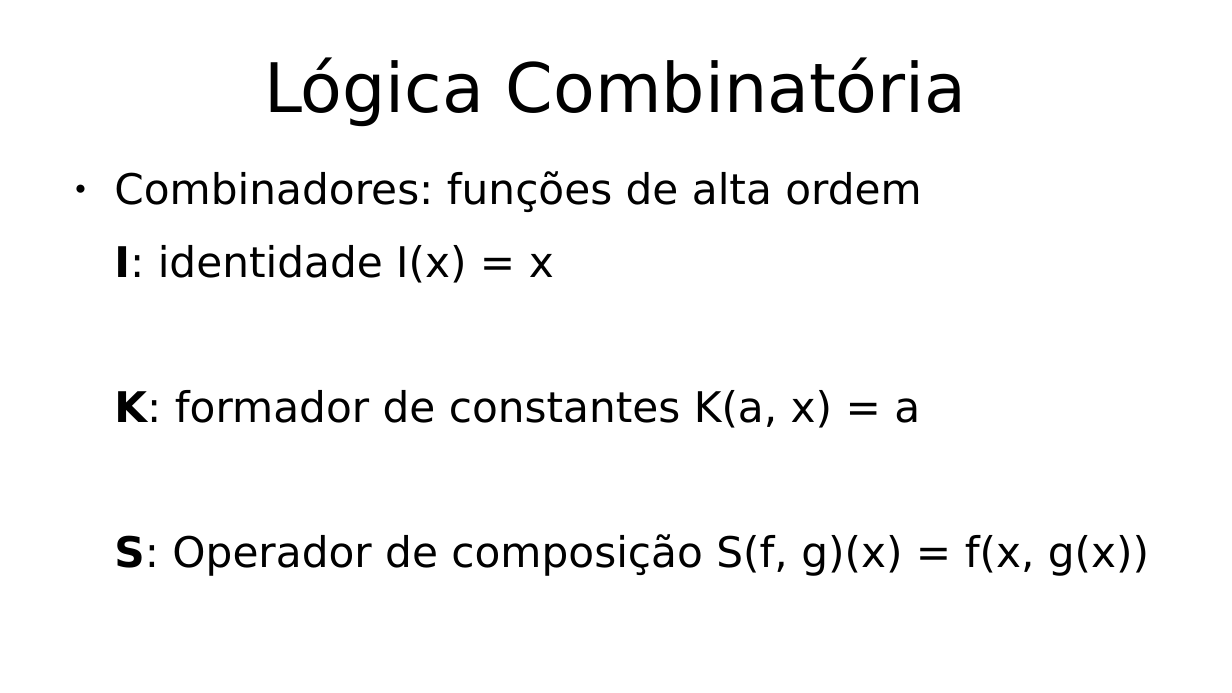
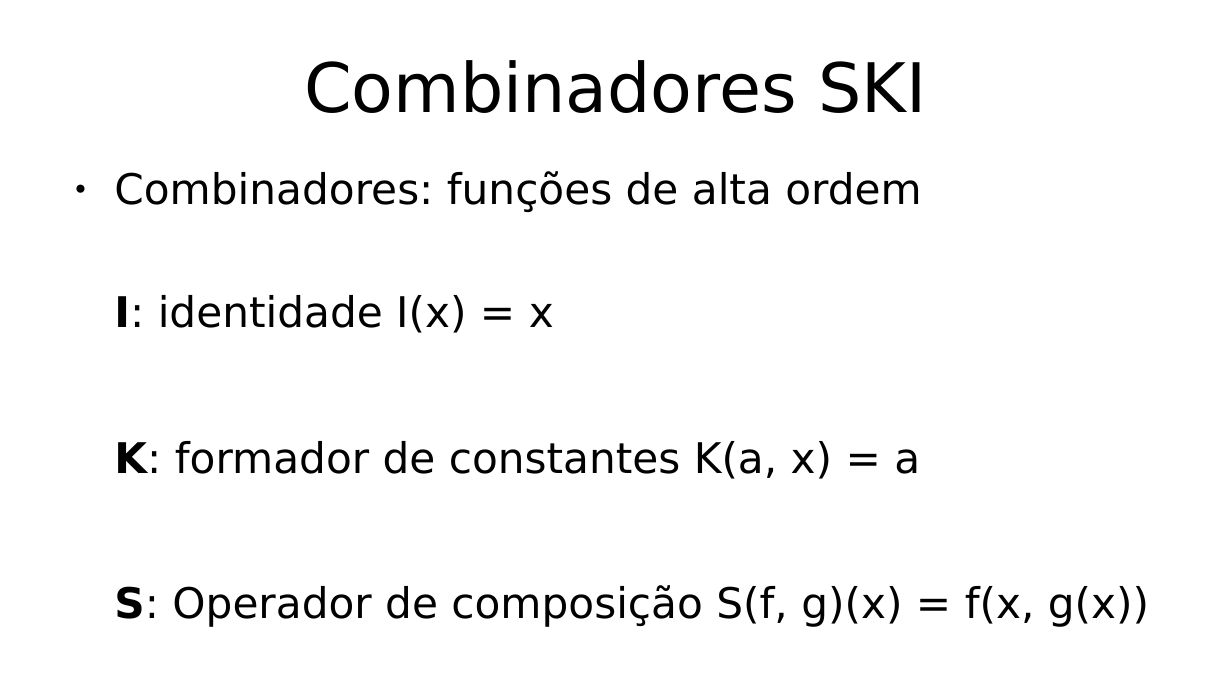
Before and after one commit to hlah/teoria_da_computacao, a slide deck: slide 6 of pesquisa/slides.odp. Drawn at 1232x693 pixels with LibreOffice and Linux fonts; fonts in the diff are those of the drawing. Boxes give left, top, right and bottom in pixels: in the first picture for what was removed or moved away, otherwise in the second. Text is boxed around its words. In the diff, an @@ line names an element or a change of style, - is before the commit and + after.

```diff
--- a/pesquisa/slides.odp
+++ b/pesquisa/slides.odp
@@ title at <box>304,60,926,113</box>: text changed @@
-Lógica Combinatória
+Combinadores SKI
@@ text "Combinadores: funções de alta ordem" rewrapped from <box>114,171,1149,576</box> to <box>114,171,1149,627</box> @@
```
Also in this commit, not shown: 7 other slides changed, 1 other file.
